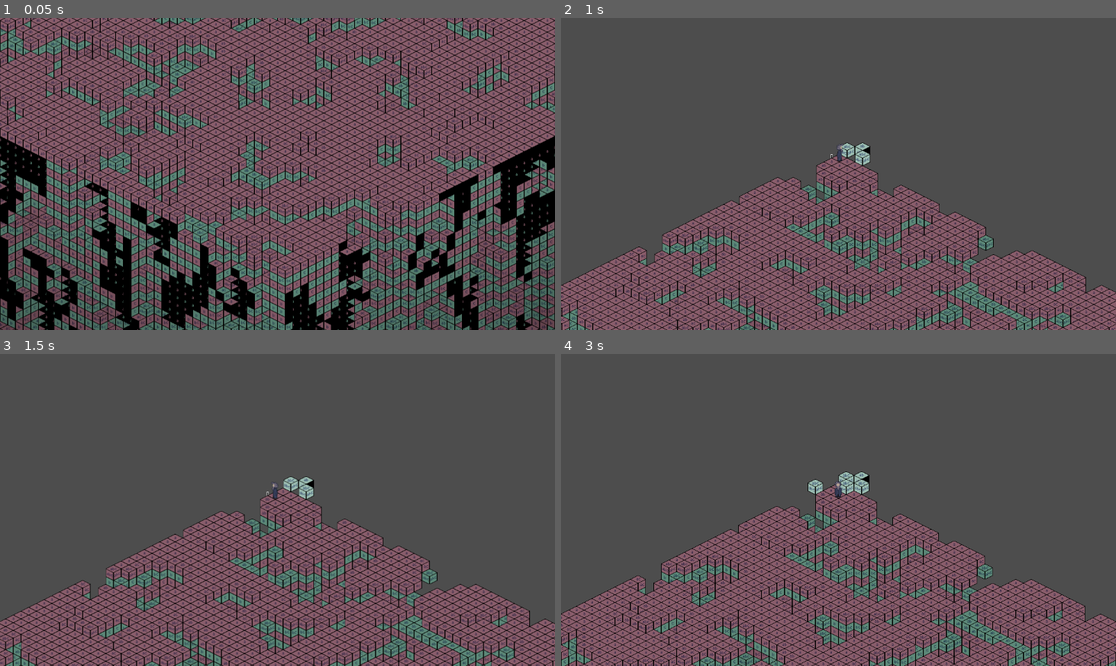
Above: before the commit, frames 1-4 (two rows, left to right).
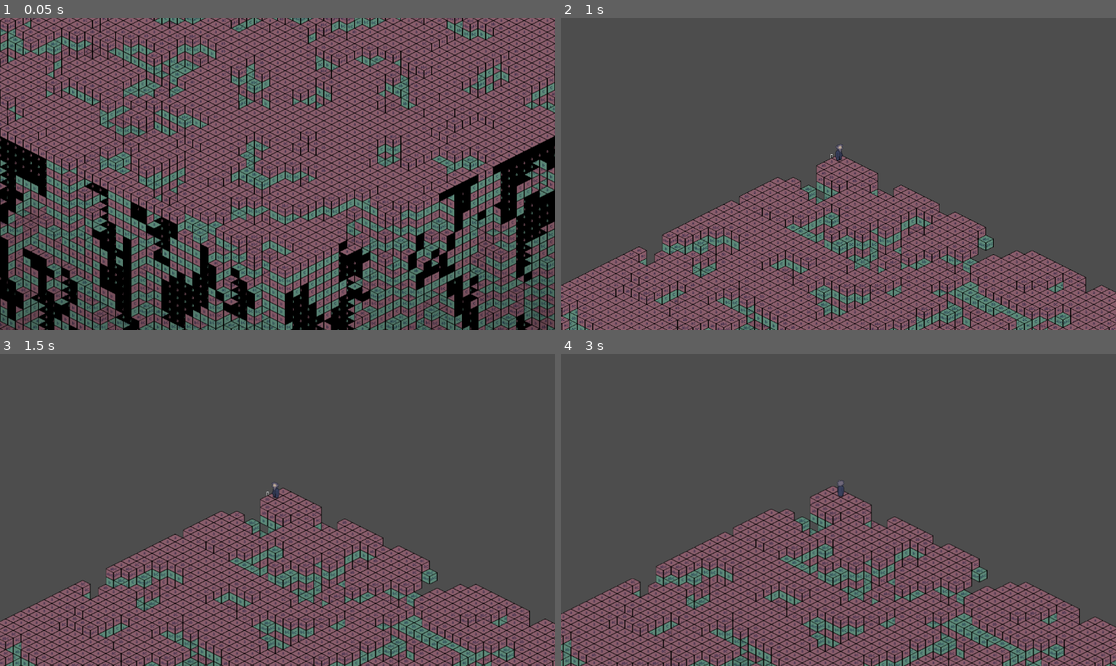
Above: after the commit, the same moments.

Repository: explosivose/isodig
Game: Godot game, scene res://src/scenes/node_2d.tscn
Two runs of this game, one before a commit and one after it. Both use one fixed random seed, a clock stepped at 60 frames per second and the inputs below.
Inputs (mouse positions are in pixels of both pictures, inside the frame that each line leads up to):
- Up to frame 1 (0.05 s): no input
- Up to frame 2 (1 s): move the mouse to (960, 158) at 0.52 s; hold Right (ui_right) from 0.53 s (still down); hold Q (climb) from 0.53 s (still down); click (960, 158) at 0.8 s
- Up to frame 3 (1.5 s): move the mouse to (166, 525) at 1.27 s; release Right (ui_right) at 1.28 s; release Q (climb) at 1.28 s; hold Down (ui_down) from 1.28 s (still down); click (166, 525) at 1.35 s
- Up to frame 4 (3 s): right-click (727, 525) at 1.55 s; move the mouse to (894, 441) at 2.02 s; release Down (ui_down) at 2.03 s; hold Right (ui_right) 2.03-2.78 s; hold Right mouse button (fill, bound only before the commit) 2.03-2.78 s; tap 1 (set_mode_dig, bound only after the commit) at 2.3, 2.85 s; move the mouse to (810, 572) at 2.77 s; hold Up (ui_up) from 2.78 s (still down)

Frame 1 is identical in both runs. In frame 2, 0.3% of the frame differs, in the area x 49-56%, y 39-48%; in frame 3, 0.3%; in frame 4, 20%, in the area x 0-100%, y 37-100%.

Commit message:
refactor: dig holding move keys instead of mouse

Diff:
--- a/project.godot
+++ b/project.godot
@@ -71,12 +71,22 @@
 }
 dig={
 "deadzone": 0.2,
-"events": [Object(InputEventMouseButton,"resource_local_to_s …(115 unchanged characters)… alse,"meta_pressed":false,"button_mask":0,"position":Vector2(0, 0),"global_position":Vector2(0, 0),"factor":1.0,"button_index":1,"canceled":false,"pressed":false,"double_click":false,"script":null)
+"events": [Object(InputEventMouseButton,"resource_local_to_s …(115 unchanged characters)… alse,"meta_pressed":false,"button_mask":1,"position":Vector2(0, 0),"global_position":Vector2(0, 0),"factor":1.0,"button_index":1,"canceled":false,"pressed":true,"double_click":false,"script":null)
 ]
 }
 fill={
 "deadzone": 0.2,
-"events": [Object(InputEventMouseButton,"resource_local_to_s …(115 unchanged characters)… alse,"meta_pressed":false,"button_mask":0,"position":Vector2(0, 0),"global_position":Vector2(0, 0),"factor":1.0,"button_index":2,"canceled":false,"pressed":false,"double_click":false,"script":null)
+"events": [Object(InputEventMouseButton,"resource_local_to_s …(115 unchanged characters)… alse,"meta_pressed":false,"button_mask":1,"position":Vector2(0, 0),"global_position":Vector2(0, 0),"factor":1.0,"button_index":1,"canceled":false,"pressed":true,"double_click":false,"script":null)
+]
+}
+set_mode_dig={
+"deadzone": 0.2,
+"events": [Object(InputEventKey,"resource_local_to_scene":false,"resource_name":"","device":0,"window_id":0,"alt_pressed":false,"shift_pressed":false,"ctrl_pressed":false,"meta_pressed":false,"pressed":false,"keycode":0,"physical_keycode":49,"key_label":0,"unicode":0,"location":0,"echo":false,"script":null)
+]
+}
+set_mode_fill={
+"deadzone": 0.2,
+"events": [Object(InputEventKey,"resource_local_to_scene":false,"resource_name":"","device":0,"window_id":0,"alt_pressed":false,"shift_pressed":false,"ctrl_pressed":false,"meta_pressed":false,"pressed":false,"keycode":0,"physical_keycode":50,"key_label":0,"unicode":0,"location":0,"echo":false,"script":null)
 ]
 }
 
--- a/src/scenes/player.tscn
+++ b/src/scenes/player.tscn
@@ -1,7 +1,8 @@
-[gd_scene load_steps=100 format=3 uid="uid://ngokegebgyb7"]
+[gd_scene load_steps=101 format=3 uid="uid://ngokegebgyb7"]
 
 [ext_resource type="Script" uid="uid://c6tx1o0bsks8n" path="res://src/scripts/player.gd" id="1_onrkg"]
 [ext_resource type="Texture2D" uid="uid://podtdupje32x" path="res://assets/sprites/Mage/Mage-Sheet.png" id="2_i3pqv"]
+[ext_resource type="Script" uid="uid://by5jm8efi5cv4" path="res://src/scripts/key_hold.gd" id="3_hwyk6"]
 
 [sub_resource type="AtlasTexture" id="AtlasTexture_qgxp6"]
 atlas = ExtResource("2_i3pqv")
@@ -765,3 +766,23 @@
 position = Vector2(0, -16)
 sprite_frames = SubResource("SpriteFrames_x0ka3")
 animation = &"walk_w"
+
+[node name="KeyHoldLeft" type="Timer" parent="."]
+script = ExtResource("3_hwyk6")
+input_name = "ui_left"
+metadata/_custom_type_script = "uid://by5jm8efi5cv4"
+
+[node name="KeyHoldRight" type="Timer" parent="."]
+script = ExtResource("3_hwyk6")
+input_name = "ui_right"
+metadata/_custom_type_script = "uid://by5jm8efi5cv4"
+
+[node name="KeyHoldUp" type="Timer" parent="."]
+script = ExtResource("3_hwyk6")
+input_name = "ui_up"
+metadata/_custom_type_script = "uid://by5jm8efi5cv4"
+
+[node name="KeyHoldDown" type="Timer" parent="."]
+script = ExtResource("3_hwyk6")
+input_name = "ui_down"
+metadata/_custom_type_script = "uid://by5jm8efi5cv4"
--- /dev/null
+++ b/src/scripts/key_hold.gd
@@ -0,0 +1,25 @@
+class_name KeyHold extends Timer
+
+@export var hold_length: float = 0.5
+@export var input_name: String
+
+signal held(input_name: String)
+
+func _init():
+  autostart = false
+  wait_time = hold_length
+  one_shot = true
+  timeout.connect(_hold_timeout)
+
+func _hold_timeout():
+  print('hold timeout')
+  held.emit(input_name)
+
+func input(event: InputEvent):
+  # Watch for keypress
+  if event.is_action_pressed(input_name):
+    start(hold_length)
+
+  # Watch for keyrelease
+  if event.is_action_released(input_name):
+    stop()
--- a/src/scripts/player.gd
+++ b/src/scripts/player.gd
@@ -2,8 +2,14 @@
 
 const PLAYER_SCENE = preload("res://src/scenes/player.tscn")
 
+enum MODE {
+  DIG,
+  FILL
+}
+
 static func create_player(pos: Vector3i) -> Player:
   var player: Player = PLAYER_SCENE.instantiate()
+  player.has_moved.connect(player.player_moved)
   player._place_in_world(pos)
   return player
 
@@ -11,78 +17,94 @@
 signal try_climb(player: Player, position: Vector3i)
 signal try_descend(player: Player, position: Vector3i)
 signal has_moved(player: Player, position: Vector3i)
-signal try_dig(player: Player, position: Vector3i)
-signal try_fill(player: Player, position: Vector3i)
+signal try_dig(position: Vector3i)
+signal try_fill(position: Vector3i)
 
 var world_position: Vector3i
-var _look_direction: Vector3i = Vector3i.ZERO
+var _current_animation_prefix = "idle"
+var _mode = MODE.DIG
+
 @onready var sprite: AnimatedSprite2D = $AnimatedSprite2D
-var current_animation_prefix = "idle"
+@onready var _input_movement_hold_timers: Array[KeyHold] = [
+  $KeyHoldUp,
+  $KeyHoldDown,
+  $KeyHoldLeft,
+  $KeyHoldRight
+]
 
 func _place_in_world(pos: Vector3i) -> void:
   world_position = pos
 
-func _process(_delta: float) -> void:
-  var mouse_pos = get_local_mouse_position() + Vector2.DOWN * 16
-  # Rotate by 45 degrees for isometric view
-  var angle = rad_to_deg(mouse_pos.angle()) + 45
-  # Wrap angle to -180 to 180 range
-  if angle > 180:
-    angle -= 360
-  elif angle < -180:
-    angle += 360
+func _ready():
+  _init_hold_inputs()
 
-  # Map angle to 8 directions aligned with isometric grid
-  var anim_direction = ""
-  if angle >= -22.5 and angle < 22.5:
-    _look_direction = Vector3i(0, -1, 0)
-    anim_direction = "ne"
-  elif angle >= 22.5 and angle < 67.5:
-    _look_direction = Vector3i(1, -1, 0)
-    anim_direction = "e"
-  elif angle >= 67.5 and angle < 112.5:
-    _look_direction = Vector3i(1, 0, 0)
-    anim_direction = "se"
-  elif angle >= 112.5 and angle < 157.5:
-    _look_direction = Vector3i(1, 1, 0)
-    anim_direction = "s"
-  elif angle >= 157.5 or angle < -157.5:
-    _look_direction = Vector3i(0, 1, 0)
-    anim_direction = "sw"
-  elif angle >= -157.5 and angle < -112.5:
-    _look_direction = Vector3i(-1, 1, 0)
-    anim_direction = "w"
-  elif angle >= -112.5 and angle < -67.5:
-    _look_direction = Vector3i(-1, 0, 0)
-    anim_direction = "nw"
-  else: # angle >= -67.5 and angle < -22.5
-    _look_direction = Vector3i(-1, -1, 0)
-    anim_direction = "n"
+func _init_hold_inputs():
+  for timer in _input_movement_hold_timers:
+    timer.held.connect(_on_hold_movement)
 
-  sprite.play(current_animation_prefix + "_" + anim_direction)
+func player_moved(_arg, _arg2):
+  for timer in _input_movement_hold_timers:
+    timer.stop()
 
 func _input(event: InputEvent) -> void:
-  var move_intent = Vector2i.ZERO;
-  if event.is_action_pressed("ui_left"):
-    move_intent.x -= 1
+  for timer in _input_movement_hold_timers:
+    timer.input(event)
+  var _move_intent = Vector3i.ZERO;
+  if event.is_action_pressed("set_mode_dig"):
+    _mode = MODE.DIG
+  elif event.is_action_pressed("set_mode_fill"):
+    _mode = MODE.FILL
+  elif event.is_action_pressed("ui_left"):
+    _move_intent.x -= 1
   elif event.is_action_pressed("ui_right"):
-    move_intent.x += 1
+    _move_intent.x += 1
   elif event.is_action_pressed("ui_up"):
-    move_intent.y -= 1
+    _move_intent.y -= 1
   elif event.is_action_pressed("ui_down"):
-    move_intent.y += 1
+    _move_intent.y += 1
   elif event.is_action_pressed("descend"):
+    _move_intent.z -= 1
     try_descend.emit(self)
   elif event.is_action_pressed("climb"):
     try_climb.emit(self)
-  elif event.is_action_pressed("dig"):
-    try_dig.emit(world_position + _look_direction)
-  elif event.is_action_pressed("fill"):
-    try_fill.emit(world_position + _look_direction)
+    _move_intent.z += 1
 
-  if move_intent != Vector2i.ZERO:
-    print('move_intent', move_intent)
-    current_animation_prefix = "walk"
-    try_move.emit(self, world_position, move_intent)
+  if _move_intent != Vector3i.ZERO:
+    _set_anim_direction(_move_intent)
+    _current_animation_prefix = "walk"
+    try_move.emit(self, world_position, _move_intent)
   else:
-    current_animation_prefix = "idle"
+    _current_animation_prefix = "idle"
+
+func _set_anim_direction(move_intent: Vector3i):
+  var anim_direction = ""
+  if move_intent.x > 0:
+    anim_direction = "se"
+  elif move_intent.x < 0:
+    anim_direction = "nw"
+  elif move_intent.y > 0:
+    anim_direction = "sw"
+  elif move_intent.y < 0:
+    anim_direction = "ne"
+
+  sprite.play(_current_animation_prefix + "_" + anim_direction)
+
+func _on_hold_movement(input_name: String):
+  var _intent = Vector3i.ZERO
+  if input_name == "ui_left":
+    _intent.x -= 1
+  elif input_name == "ui_right":
+    _intent.x += 1
+  elif input_name == "ui_up":
+    _intent.y -= 1
+  elif input_name == "ui_down":
+    _intent.y += 1
+  elif input_name == "descend":
+    _intent.z -= 1
+  elif input_name == "climb":
+    _intent.z += 1
+  if _mode == MODE.DIG:
+    try_dig.emit(world_position + _intent)
+  elif _mode == MODE.FILL:
+    try_fill.emit(world_position)
+    try_move.emit(self, world_position, -_intent)
--- a/src/scripts/world_edit.gd
+++ b/src/scripts/world_edit.gd
@@ -3,27 +3,27 @@
 var _world: World
 
 func _init(world_node: World, player: Player):
-	_world = world_node
-	player.try_dig.connect(_on_player_try_dig)
-	player.try_fill.connect(_on_player_try_fill)
+  _world = world_node
+  player.try_dig.connect(_on_player_try_dig)
+  player.try_fill.connect(_on_player_try_fill)
 
 
 func _on_player_try_dig(position: Vector3i) -> void:
-	_world.set_block(position, 0)
-	# Update the _world view for the modified block and its neighbors
-	_world.world_view.autopaint_cell(position, 0, _world.get_neighbor_values(position))
-	# Update neighboring blocks' appearance since they might need to show new faces
-	for neighbor_pos in _world.get_neighbors_on_layer(position):
-		if neighbor_pos.z >= 0 and neighbor_pos.z < _world.Z:
-			var value = _world.world_data[_world._get_index_for_vector(neighbor_pos)]
-			_world.world_view.autopaint_cell(neighbor_pos, value, _world.get_neighbor_values(neighbor_pos))
+  _world.set_block(position, 0)
+  # Update the _world view for the modified block and its neighbors
+  _world.world_view.autopaint_cell(position, 0, _world.get_neighbor_values(position))
+  # Update neighboring blocks' appearance since they might need to show new faces
+  for neighbor_pos in _world.get_neighbors_on_layer(position):
+    if neighbor_pos.z >= 0 and neighbor_pos.z < _world.Z:
+      var value = _world.world_data[_world._get_index_for_vector(neighbor_pos)]
+      _world.world_view.autopaint_cell(neighbor_pos, value, _world.get_neighbor_values(neighbor_pos))
 
 func _on_player_try_fill(position: Vector3i) -> void:
-	_world.set_block(position, 1)
-	# Update the _world view for the modified block and its neighbors
-	_world.world_view.autopaint_cell(position, 1, _world.get_neighbor_values(position))
-	# Update neighboring blocks' appearance since they might need to show new faces
-	for neighbor_pos in _world.get_neighbors_on_layer(position):
-		if neighbor_pos.z >= 0 and neighbor_pos.z < _world.Z:
-			var value = _world.world_data[_world._get_index_for_vector(neighbor_pos)]
-			_world.world_view.autopaint_cell(neighbor_pos, value, _world.get_neighbor_values(neighbor_pos))
+  _world.set_block(position, 1)
+  # Update the _world view for the modified block and its neighbors
+  _world.world_view.autopaint_cell(position, 1, _world.get_neighbor_values(position))
+  # Update neighboring blocks' appearance since they might need to show new faces
+  for neighbor_pos in _world.get_neighbors_on_layer(position):
+    if neighbor_pos.z >= 0 and neighbor_pos.z < _world.Z:
+      var value = _world.world_data[_world._get_index_for_vector(neighbor_pos)]
+      _world.world_view.autopaint_cell(neighbor_pos, value, _world.get_neighbor_values(neighbor_pos))
--- a/src/scripts/world_nav.gd
+++ b/src/scripts/world_nav.gd
@@ -24,7 +24,7 @@
     return true
   return false
 
-func _try_move(player: Player, pos: Vector3i, dir: Vector2i) -> void:
+func _try_move(player: Player, pos: Vector3i, dir: Vector3i) -> void:
   var new_pos = pos + Vector3i(dir.x, dir.y, 0)
   if _world.is_clear(new_pos):
     player.world_position = new_pos
Not shown, added: .zed/settings.json
Not shown, added: src/scripts/key_hold.gd.uid
